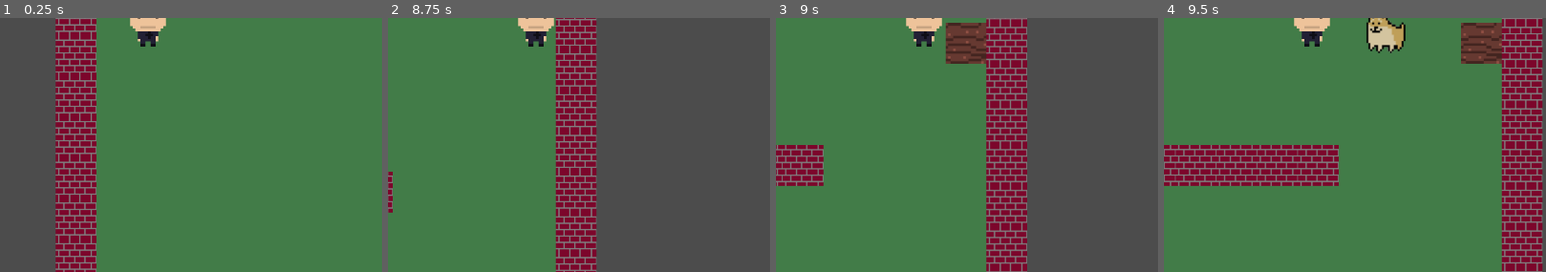
Above: before the commit, frames 1-4 (left to right).
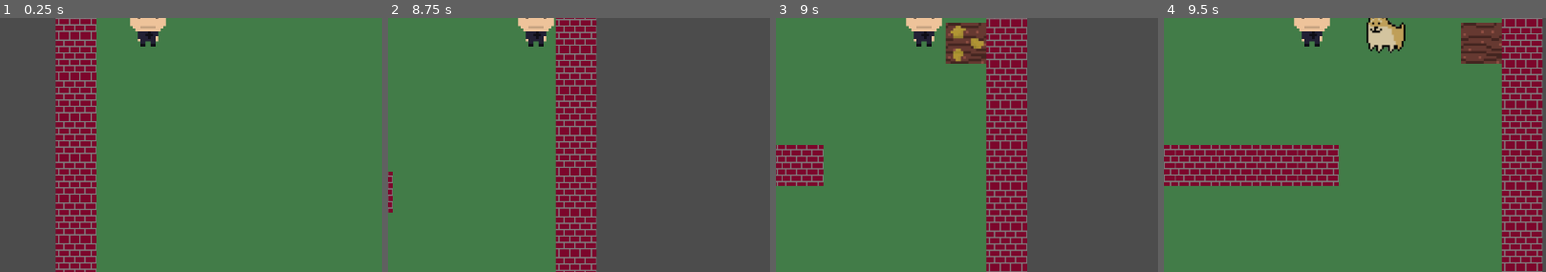
Above: after the commit, the same moments.

Repository: ranaxdev/BeatTheBoredomJam
Game: Godot game, scene res://Scenes/World.tscn
The game is run twice, just before and just after one commit, with the same random seed, the same clock (stepped at 60 frames per second) and the same inputs.
Inputs (mouse positions are % of the whole screen's width and height, from its top left):
- Up to frame 1 (0.25 s): no input
- Up to frame 2 (8.75 s): move the mouse to (45, 70) at 0.52 s; hold 1 0.53-1.28 s; hold W (move_up) 0.53-2.03 s; click (45, 70) at 0.67 s; move the mouse to (80, 65) at 1.27 s; tap 2 at 1.35, 5.85 s; click (80, 65) at 1.42 s; move the mouse to (20, 35) at 2.02 s; hold 3 2.03-2.78 s; hold A (move_left) 2.03-3.53 s; click (20, 35) at 2.17 s; tap Enter at 2.75 s; move the mouse to (55, 50) at 2.77 s; tap 1 at 2.85, 7.35 s; click (55, 50) at 2.92 s; move the mouse to (35, 25) at 3.52 s; hold S (move_down) 3.53-4.28 s; hold 2 3.53-4.28 s; click (35, 25) at 3.67 s; move the mouse to (72, 45) at 4.27 s; hold D (move_right) 4.28-5.03 s; tap 3 at 4.35 s; click (72, 45) at 4.42 s; move the mouse to (30, 55) at 5.02 s; hold W (move_up) 5.03-5.78 s; hold 1 5.03-5.78 s; click (30, 55) at 5.17 s; move the mouse to (60, 28) at 5.77 s; hold D (move_right) 5.78-8.03 s; click (60, 28) at 5.92 s; move the mouse to (45, 70) at 6.52 s; hold 3 6.53-7.28 s; click (45, 70) at 6.67 s; move the mouse to (80, 65) at 7.27 s; click (80, 65) at 7.42 s; move the mouse to (20, 35) at 8.02 s; hold S (move_down) from 8.03 s (still down); hold 2 from 8.03 s (still down); click (20, 35) at 8.17 s
- Up to frame 3 (9 s): move the mouse to (55, 50) at 8.77 s; release S (move_down) at 8.78 s; release 2 at 8.78 s; hold A (move_left) from 8.78 s (still down); tap 3 at 8.85 s; click (55, 50) at 8.92 s
- Up to frame 4 (9.5 s): keep holding A (move_left)
The pictures show only the part of the screen within x 31-81%, y 48-98%; the shares and areas given below are measured in that part.

Frames 1-2 are identical in both runs. In frame 3, 0.4% of the frame differs, in the area x 45-55%, y 3-18%; in frame 4, nothing differs.

Commit message:
Beginning seeding soil feature

Diff:
--- a/Scenes/World.tscn
+++ b/Scenes/World.tscn
@@ -29,8 +29,9 @@
 position = Vector2( 145.115, 880.87 )
 z_index = 800
 
+[node name="Seed" type="Sprite" parent="."]
+z_index = 1
+script = ExtResource( 6 )
+
 [node name="Plough" type="Sprite" parent="."]
 script = ExtResource( 3 )
-
-[node name="Seed" type="Sprite" parent="Plough"]
-script = ExtResource( 6 )
--- a/Scripts/Planting/Plant.gd
+++ b/Scripts/Planting/Plant.gd
@@ -25,3 +25,9 @@
 # Player cartesian coords to world units
 func updatePlayerPos() -> void:
 	player_pos = tilemap.world_to_map(Vector2(player.position.x,player.position.y))
+
+# Limit reach of planting tile
+func isWithinReach() -> bool:
+	if(mouse_pos.x<player_pos.x+2 and mouse_pos.x>player_pos.x-2 and mouse_pos.y>player_pos.y-2 and mouse_pos.y<player_pos.y+2):
+		return true
+	return false
--- a/Scripts/Planting/Plough.gd
+++ b/Scripts/Planting/Plough.gd
@@ -16,7 +16,7 @@
 
 #***UPDATE EVENT***
 func _process(_delta):
-	self.visible=false; #Hide texture
+	self.visible=false #Hide texture
 	#Rake is selected to plough
 	if(toolbar.getcurrentTool()==toolbar.getTools().RAKE and canPlough):
 		plough() # Plough available
@@ -30,9 +30,8 @@
 # Plough land function
 func plough() -> void:
 	#TEMP (REFACTOR LATER)
-
 	#Limit the reach (2 tiles in each direction)
-	if(mouse_pos.x<player_pos.x+2 and mouse_pos.x>player_pos.x-2 and mouse_pos.y>player_pos.y-2 and mouse_pos.y<player_pos.y+2):
+	if(isWithinReach()):
 		#Texture visible if in reach and on grass
 		if tilemap.get_cellv(mouse_pos)==TileType.GRASS:
 			self.visible=true
--- a/Scripts/Planting/Seed.gd
+++ b/Scripts/Planting/Seed.gd
@@ -1,4 +1,20 @@
 extends Plant
 
+var seedImg:Texture = preload("res://Assets/tempseed.png")
+var seededsoilImg:Texture = preload("res://Assets/tempseededsoil.png")
+
+#***CREATE EVENT***
 func _ready():
 	pass
+
+#***RENDER***
+func _draw():
+	draw_texture(seedImg,tilemap.map_to_world(mouse_pos),Color(1.0,1.0,1.0,0.5))
+
+
+#***UPDATE EVENT***
+func _process(delta):
+	self.visible=false
+	if(isWithinReach()):
+		if(tilemap.get_cellv(mouse_pos)==TileType.DIRT):
+			self.visible=true
Binary file added: Assets/tempseed.png
Not shown, added: Assets/tempseed.png.import
Binary file added: Assets/tempseededsoil.png
Not shown, added: Assets/tempseededsoil.png.import
